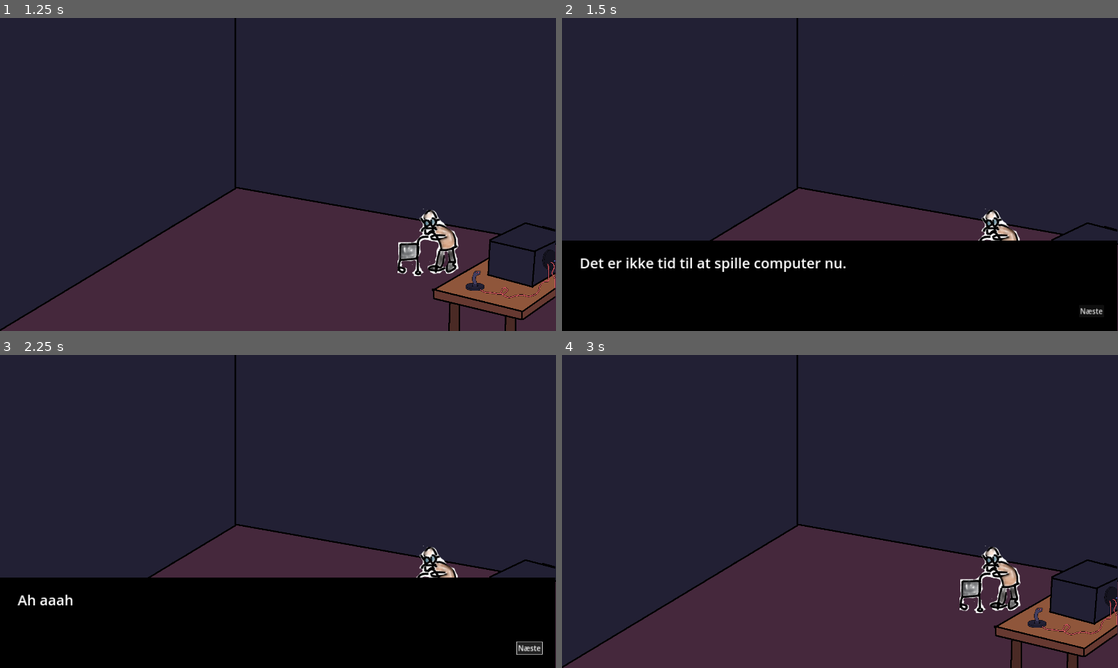
Above: before the commit, frames 1-4 (two rows, left to right).
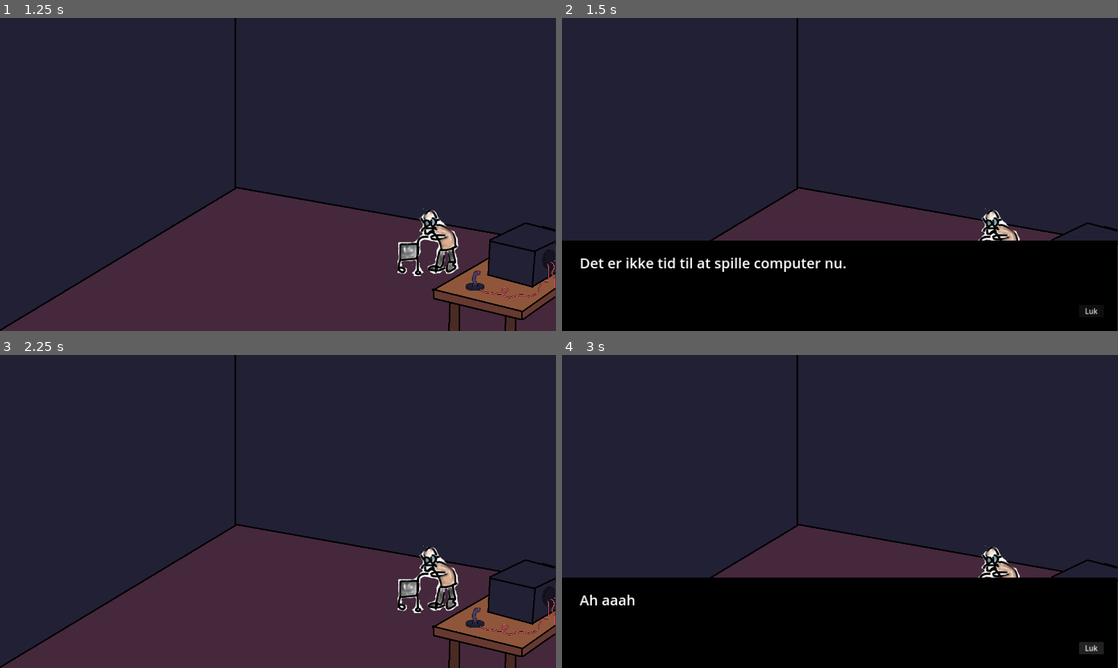
Above: after the commit, the same moments.

Repository: KillWolf/hemmfyn
Game: Godot game, scene res://scenes/levels/office.tscn
Same seed, same stepped clock (60 frames per second), same inputs: the game is played once before the commit and once after it.
Inputs (mouse positions are in pixels of both pictures, inside the frame that each line leads up to):
- Up to frame 1 (1.25 s): tap Enter at 0.5 s; move the mouse to (433, 221) at 0.52 s; press the mouse at (433, 221) at 0.53 s
- Up to frame 2 (1.5 s): tap Space at 1.25 s; move the mouse to (1079, 302) at 1.27 s; release the mouse at (1079, 302) at 1.28 s; click (1079, 302) at 1.35 s
- Up to frame 3 (2.25 s): click "Næste" (after the commit: "Luk") at 2 s
- Up to frame 4 (3 s): click (1090, 649) at 2.75 s, where only the run before the commit has a clickable "Næste"

Frame 1 is identical in both runs. In frame 2, less than 0.1% of the frame differs, in the area x 93-98%, y 92-95%; in frame 3, 28%, in the area x 0-100%, y 71-100%; in frame 4, 28%.

Commit message:
Updated dialog behaviour to only show one message and then close

Diff:
--- a/scenes/levels/office.tscn
+++ b/scenes/levels/office.tscn
@@ -29,7 +29,7 @@
 input_pickable = true
 
 [node name="CollisionPolygon2D" type="CollisionPolygon2D" parent="StaticBody2D/Floor" index="0"]
-polygon = PackedVector2Array(11, 1086, 817, 593, 1729, 749, 1907, 768, 1923, 810, 1935, 1079, 1494, 1060)
+polygon = PackedVector2Array(11, 1086, 817, 593, 1729, 749, 1682, 831, 1494, 1060)
 one_way_collision = true
 
 [node name="Player" parent="." index="1"]
@@ -49,7 +49,6 @@
 [node name="CollisionShape2D" parent="DialogAreaComputer" index="0"]
 position = Vector2(1776.85, 979.577)
 rotation = 0.747335
-scale = Vector2(1, 1)
 shape = SubResource("RectangleShape2D_wjfo1")
 
 [connection signal="input_event" from="StaticBody2D/Floor" to="." method="_on_floor_input_event"]
--- a/scenes/ui/dialog.gd
+++ b/scenes/ui/dialog.gd
@@ -22,18 +22,29 @@
 func show_text():
 	dialogue_text.text = selected_text.pop_front()
 
-func next_line():
-	if selected_text.size() > 0:
-		show_text()
-	else:
-		scene_text = load_scene_text()
-		finish()
+# We don't really need this right now, but maybe for a monologue?
+#func next_line():
+	#if selected_text.size() > 0:
+		#show_text()
+		#finish()
+	#else:
+		#scene_text = load_scene_text()
+		#finish()
 
 func finish():
 	dialogue_text.text = ""
 	background.visible = false
 	in_progress = false
+	if selected_text.size() == 0:
+		scene_text = load_scene_text()
 	get_tree().paused = false
+
+# We don't really need this right now, but maybe for a monologue?
+#func finish():
+	#dialogue_text.text = ""
+	#background.visible = false
+	#in_progress = false
+	#get_tree().paused = false
 
 func display_dialogue(text_key):
 	Signalbus.emit_signal("player_stop")
@@ -44,4 +55,4 @@
 	show_text()
 
 func _on_button_pressed():
-	next_line()
+	finish()
--- a/scenes/ui/dialog.tscn
+++ b/scenes/ui/dialog.tscn
@@ -21,6 +21,7 @@
 [node name="DialogueText" type="Label" parent="Background"]
 light_mask = 0
 visibility_layer = 2
+layout_mode = 0
 offset_left = 60.0
 offset_top = 41.0
 offset_right = 1861.0
@@ -29,11 +30,12 @@
 autowrap_mode = 3
 
 [node name="Button" type="Button" parent="Background"]
+layout_mode = 0
 offset_left = 1784.0
 offset_top = 221.0
 offset_right = 1870.0
 offset_bottom = 264.0
 theme_override_font_sizes/font_size = 25
-text = "Næste"
+text = "Luk"
 
 [connection signal="pressed" from="Background/Button" to="." method="_on_button_pressed"]
